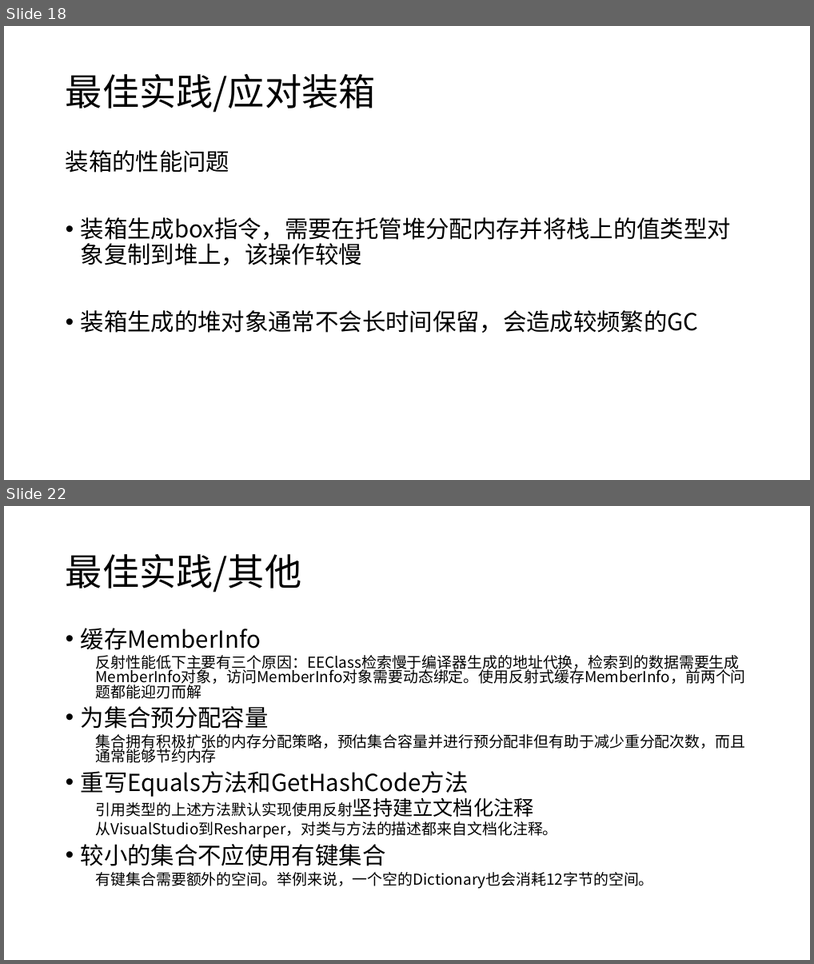
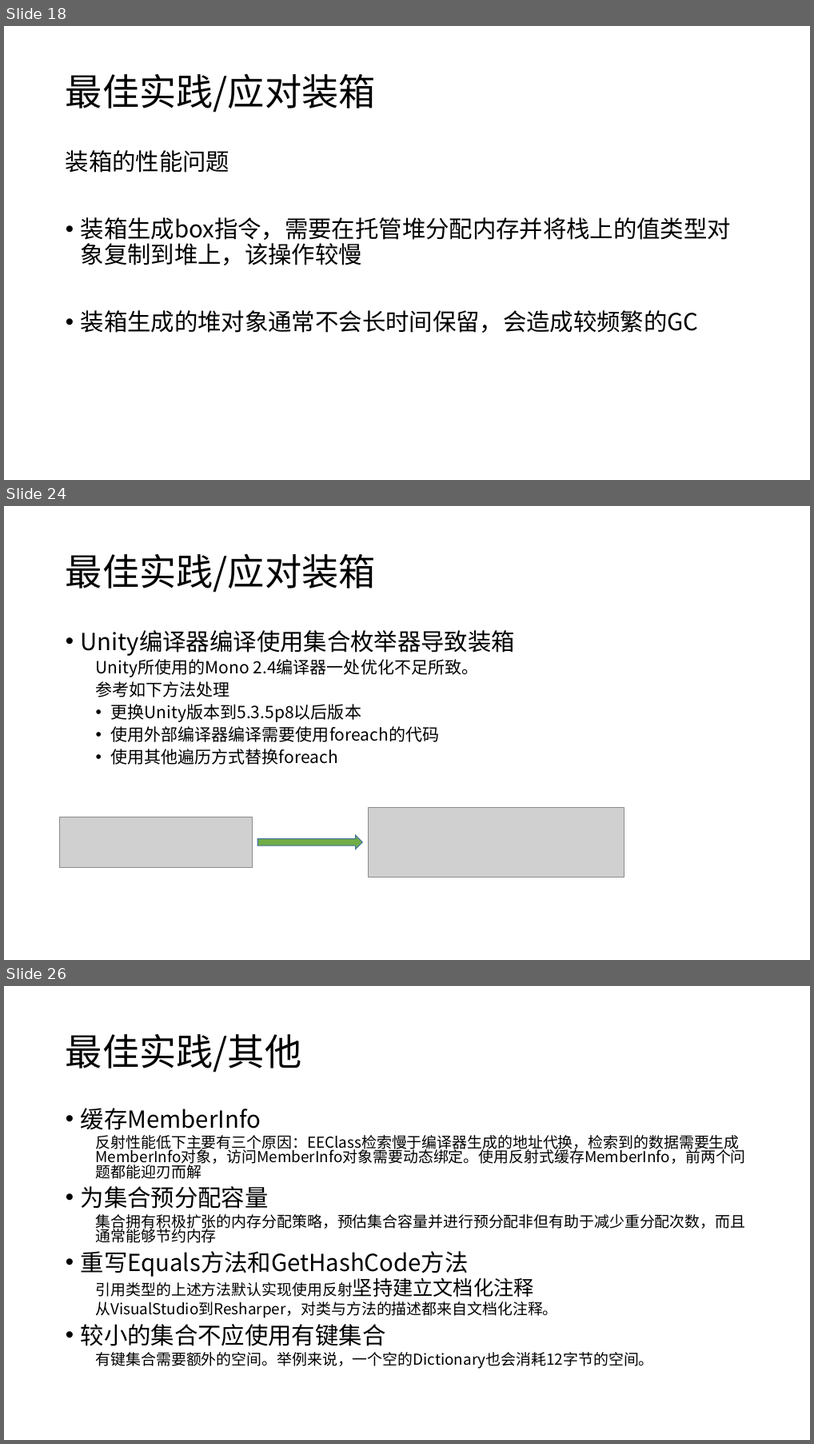
Before and after one commit to snakealpha/DotNetSession, a slide deck: pptx.pptx.pptx. Shown one above the other, each under a label of ours: slides 18 and 22 before the commit, slides 18, 24 and 26 after it; the slides between them are not shown. The pictures are 814x964 and 814x1444 pixels, drawn with LibreOffice and Linux fonts; fonts in the diff are those of the drawing; grey boxes stand for pictures. Boxes give left, top, right and bottom in pixels: in the first picture for what was removed or moved away, otherwise in the second. Text is boxed around its words. In the diff, an @@ line names an element or a change of style, - is before the commit and + after.

```diff
--- a/pptx.pptx.pptx
+++ b/pptx.pptx.pptx
@@ slide 24 added at <box>4,506,810,960</box>, background #FFFFFF @@
@@ title added at <box>66,554,376,592</box>, 44 pt, text #000000 @@
+最佳实践/应对装箱
@@ text added at <box>81,630,515,764</box>, 20 pt, text #000000 @@
+• Unity编译器编译使用集合枚举器导致装箱
+  Unity所使用的Mono 2.4编译器一处优化不足所致。
+  参考如下方法处理
+  • 更换Unity版本到5.3.5p8以后版本
+  • 使用外部编译器编译需要使用foreach的代码
+  • 使用其他遍历方式替换foreach
@@ picture added at <box>60,816,253,867</box> @@
@@ picture added at <box>368,808,625,877</box> @@
@@ right arrow added at <box>258,835,362,849</box>, fill #70AD47, outline #43739E 1 pt @@
@@ what was slide 22 is now slide 26 @@
```
Also in this commit, not shown: 4 slides changed, 3 other slides added, 1 other file.
